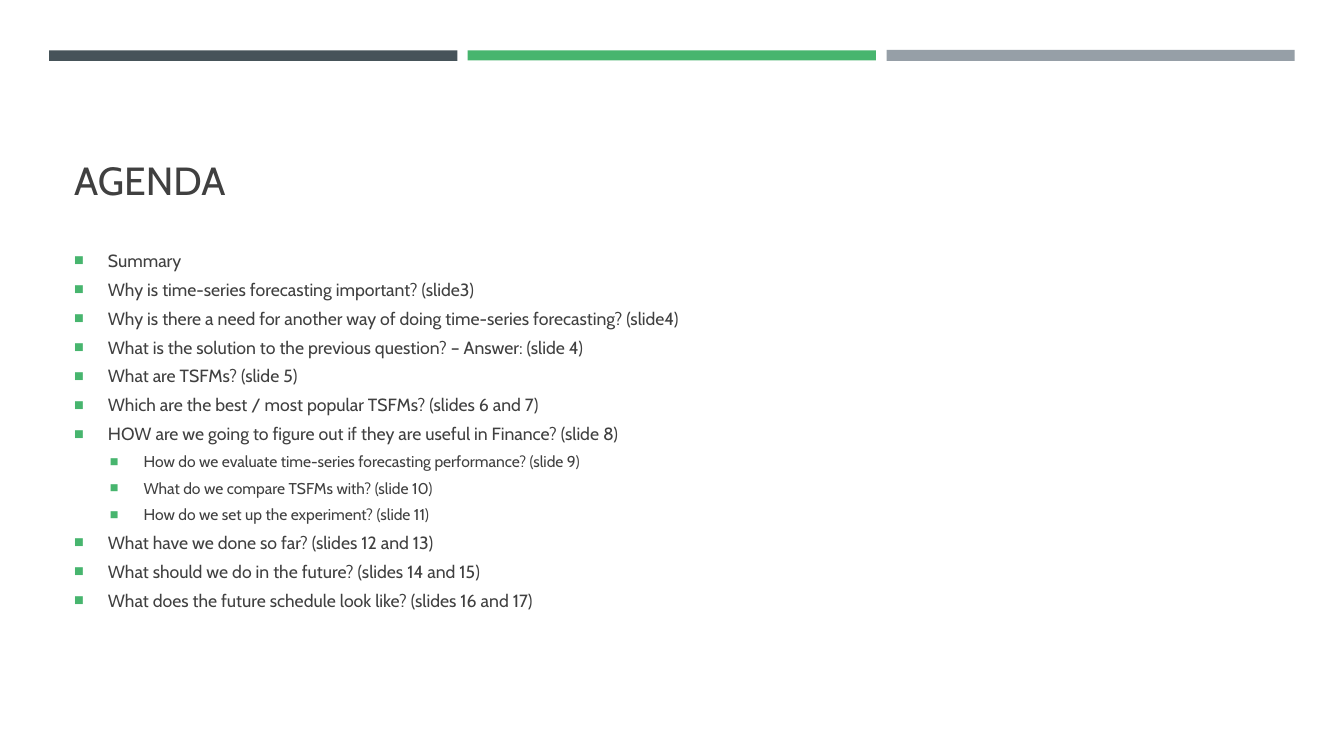
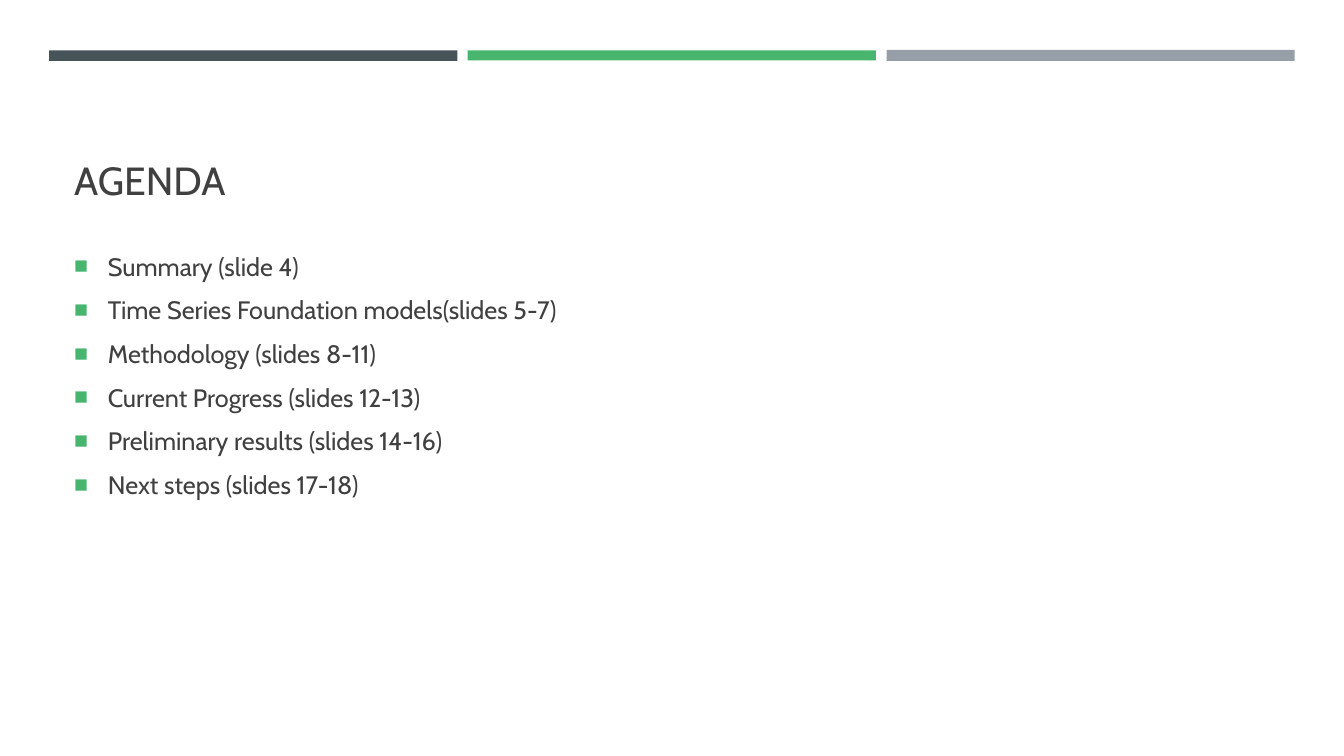
Before and after one commit to filip-topic/Time-Series-Foundation-Models-in-Financial-time-series-prediction, a slide deck: slide 2 of 17th of July Presentation.pptx. Drawn at 1344x756 pixels with LibreOffice and Linux fonts; fonts in the diff are those of the drawing. Boxes give left, top, right and bottom in pixels: in the first picture for what was removed or moved away, otherwise in the second. Text is boxed around its words. In the diff, an @@ line names an element or a change of style, - is before the commit and + after.

```diff
--- a/17th of July Presentation.pptx
+++ b/17th of July Presentation.pptx
@@ text at (108,257,556,500): text changed; size 12.6 to 18 pt @@
-■ Summary
-■ Why is time-series forecasting important? (slide3)
-■ Why is there a need for another way of doing time-series forecasting? (slide4)
-■ What is the solution to the previous question? – Answer: (slide 4)
-■ What are TSFMs? (slide 5)
-■ Which are the best / most popular TSFMs? (slides 6 and 7)
-■ HOW are we going to figure out if they are useful in Finance? (slide 8)
-  ■ How do we evaluate time-series forecasting performance? (slide 9)
-  ■ What do we compare TSFMs with? (slide 10)
-  ■ How do we set up the experiment? (slide 11)
-■ What have we done so far? (slides 12 and 13)
-■ What should we do in the future? (slides 14 and 15)
-■ What does the future schedule look like? (slides 16 and 17)
+■ Summary (slide 4)
+■ Time Series Foundation models(slides 5-7)
+■ Methodology (slides 8-11)
+■ Current Progress (slides 12-13)
+■ Preliminary results (slides 14-16)
+■ Next steps (slides 17-18)
```
Also in this commit, not shown: 4 other slides changed, 5 slides removed, 10 other files.
